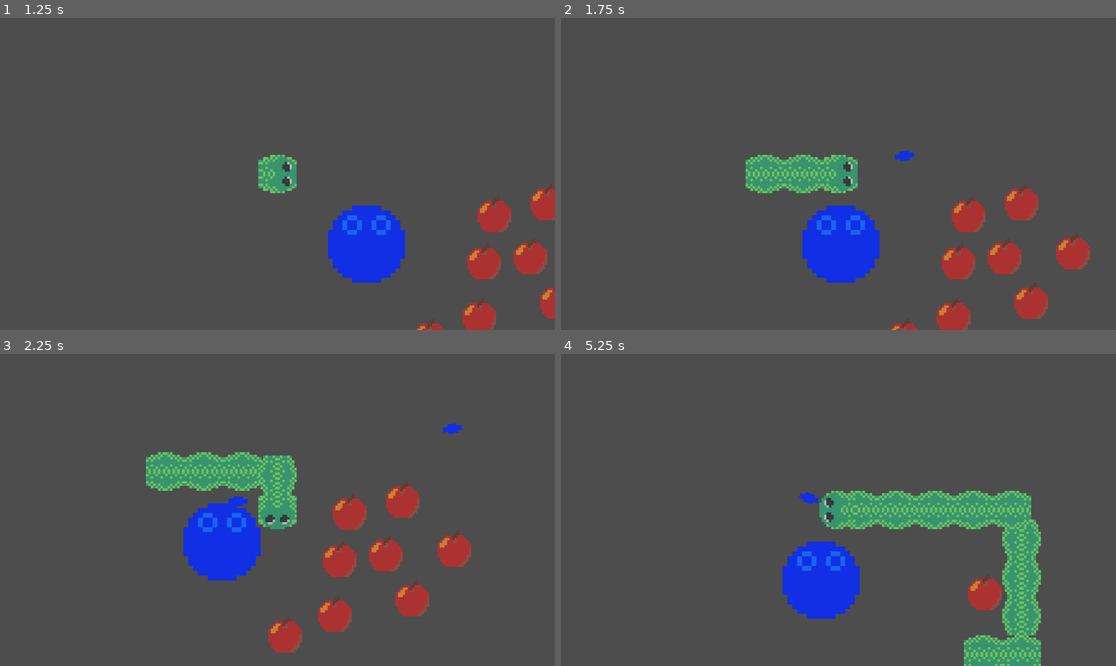
Above: before the commit, frames 1-4 (two rows, left to right).
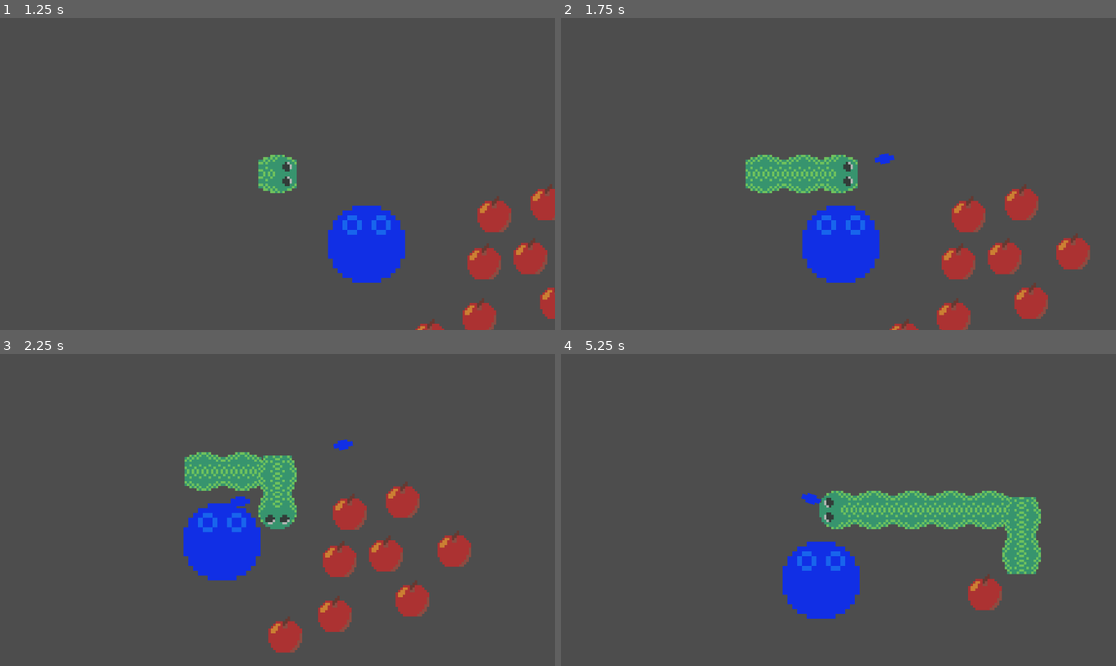
Above: after the commit, the same moments.

Repository: EdWinMaster0/ProjectSnake
Game: Godot game, scene res://scenes/Menu.tscn
Same seed, same stepped clock (60 frames per second), same inputs: the game is played once before the commit and once after it.
Inputs (mouse positions are in pixels of both pictures, inside the frame that each line leads up to):
- Up to frame 1 (1.25 s): click "Start" at 0.5 s
- Up to frame 2 (1.75 s): tap Enter at 1.25 s; move the mouse to (960, 158) at 1.27 s; hold D (Right) from 1.28 s (still down); tap Space (Action) at 1.35 s
- Up to frame 3 (2.25 s): move the mouse to (166, 525) at 2.02 s; release D (Right) at 2.03 s; hold S (Down) from 2.03 s (still down); tap Space (Action) at 2.1 s
- Up to frame 4 (5.25 s): move the mouse to (894, 441) at 2.77 s; release S (Down) at 2.78 s; hold D (Right) 2.78-3.53 s; tap Space (Action) every 0.75 s from 2.85 to 5.1 s; move the mouse to (810, 572) at 3.52 s; hold Up (Up) 3.53-4.28 s; move the mouse to (1005, 556) at 4.27 s; hold A (Left) from 4.28 s (still down); move the mouse to (672, 463) at 5.02 s

Frame 1 is identical in both runs. In frame 2, 0.2% of the frame differs, in the area x 56-64%, y 42-47%; in frame 3, 1.0%; in frame 4, 5.1%, in the area x 42-87%, y 43-100%.

Commit message:
Add files via upload

Diff:
--- a/snake-survivors/player_movement.gd
+++ b/snake-survivors/player_movement.gd
@@ -40,7 +40,6 @@
 		var proj = projectile_scene.instantiate()
 		call_deferred("add_sibling", proj)
 		proj.position = position + dir_history[dir_history.size() - 1] * 30
-		GlobalVariables.level +=1
 
 	if position != position_history.back():
 		position_history.append(position)
--- a/snake-survivors/projectile.gd
+++ b/snake-survivors/projectile.gd
@@ -1,10 +1,28 @@
 extends Area2D
 
+# Initial speed of the projectile
 var speed = 700
+# Deceleration rate
+var deceleration = 600
+# Velocity vector for the projectile
+var velocity = Vector2()
 
 func _ready() -> void:
+	# Point the projectile towards the mouse
 	look_at(get_global_mouse_position())
 
 
+	# Initialize velocity to move in the direction the projectile is facing
+	velocity = transform.x * speed
+
 func _physics_process(delta):
-	position += transform.x * speed * delta
+	# Apply deceleration: reduce the velocity towards zero
+	if velocity.length() > 0:  # only decelerate if there's movement
+		velocity = velocity.move_toward(Vector2.ZERO, deceleration * delta)
+
+	# Update position based on the velocity
+	position += velocity * delta
+
+	# Optionally, destroy the projectile when it's almost stopped
+	if velocity.length() < 1:
+		queue_free()
